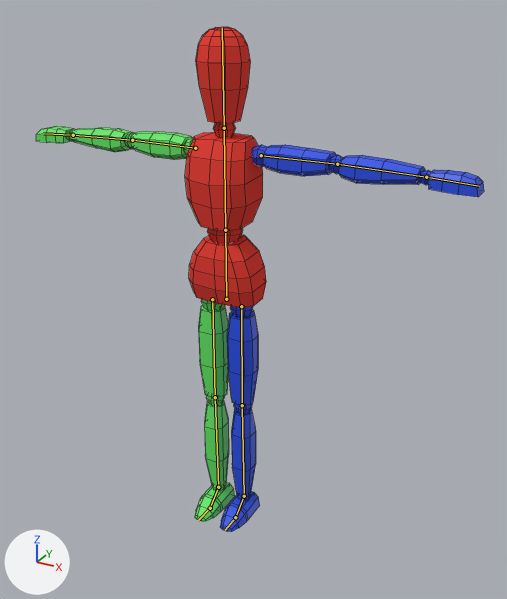
A saved change to the Blender file Assets/Models/Template Entity.blend.
The view is the same before and after, from a camera (50 mm lens) standing at (1.123, -1.856, 1.811) and looking at (0.068, 0.061, 0.853). Arrows for +X, +Y and +Z are at lower left; the lights stay in place. The bones that bend it are drawn over the model as lines. Mesh edges are drawn as thin lines.
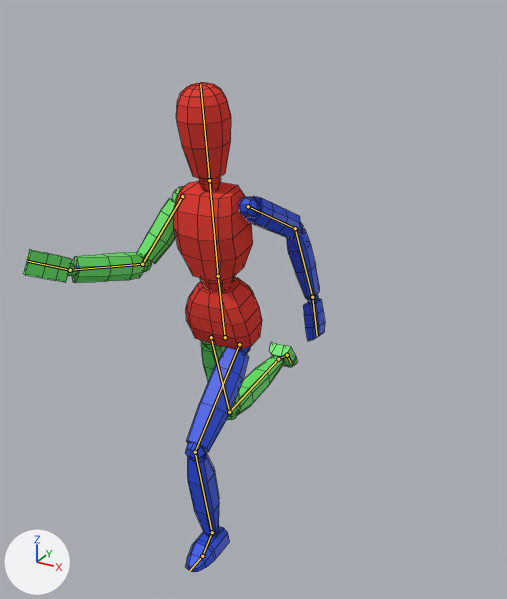
The newer file adds an action. The first version stands in its rest pose; the second is drawn at frame 10 of the action 'Running'.

Pixel boxes [x1, y1, x2, y2] of what changed, in the pictures (507 x 599 px):
'Cube', posed (33% narrower): before [36, 27, 484, 532]; after [23, 83, 325, 572]
bone 'Hip', root to tip: before (226, 299) to (225, 230); after (225, 337) to (218, 276)
bone 'Spine', root to tip: before (225, 230) to (224, 128); after (218, 276) to (209, 180)
bone 'Upper Arm.L', root to tip: before (261, 155) to (337, 164); after (248, 206) to (295, 228)
bone 'Lower Arm.L', root to tip: before (337, 164) to (426, 177); after (295, 228) to (312, 297)
bone 'Hand.L', root to tip: before (426, 177) to (479, 186); after (312, 297) to (317, 336)
bone 'Upper Arm.R', root to tip: before (195, 148) to (132, 140); after (182, 196) to (142, 264)
bone 'Lower Arm.R', root to tip: before (132, 140) to (73, 135); after (142, 264) to (70, 270)
bone 'Hand.R', root to tip: before (73, 135) to (43, 133); after (70, 270) to (27, 261)
bone 'Foot.R', root to tip: before (218, 487) to (210, 508); after (278, 359) to (287, 355)

What the commit changed:
Bone 'Root' (bone_root) moves from (0.0, 0.0, 0.0) to (0.0, 0.02, 0.095).
Bone 'Hip' (bone_hip) moves from (0.0, 0.0, 0.0) to (0.0, -0.042, -0.004).
Bone 'Hip' (bone_hip) turns from (0, 0, 0) to (8, 0, 0) degrees about its own x, y and z.
Bone 'Spine' (bone_spine) turns from (0, 0, 0) to (-2, 0, 0) degrees about its own x, y and z.
Bone 'Upper Arm.L' (bone_upper_arm_l) turns from (0, 0, 0) to (-54, 14, -86) degrees about its own x, y and z.
Bone 'Lower Arm.L' (bone_lower_arm_l) turns from (0, 0, 0) to (51, -11, -1) degrees about its own x, y and z.
Bone 'Hand.L' (bone_hand_l) turns from (0, 0, 0) to (13, -3, 1) degrees about its own x, y and z.
Bone 'Upper Arm.R' (bone_upper_arm_r) turns from (0, 0, 0) to (38, 8, 73) degrees about its own x, y and z.
Bone 'Lower Arm.R' (bone_lower_arm_r) turns from (0, 0, 0) to (67, 18, 6) degrees about its own x, y and z.
Bone 'Hand.R' (bone_hand_r) turns from (0, 0, 0) to (15, 4, -1) degrees about its own x, y and z.
Bone 'Foot.R' (bone_foot_r) turns from (0, 0, 0) to (0, 0, -128) degrees about its own x, y and z.
Bone 'Leg IK.L' (bone_leg_ik_l) moves from (0.0, 0.0, 0.0) to (0.1, -0.208, 0.0).
Bone 'Leg IK.L' (bone_leg_ik_l) turns from (0, 0, 0) to (0, 0, 12) degrees about its own x, y and z.
Bone 'Leg IK.R' (bone_leg_ik_r) moves from (0.0, 0.0, 0.0) to (0.419, 0.52, 0.0).
Bone 'Leg IK.R' (bone_leg_ik_r) turns from (0, 0, 0) to (0, 0, -136) degrees about its own x, y and z.
